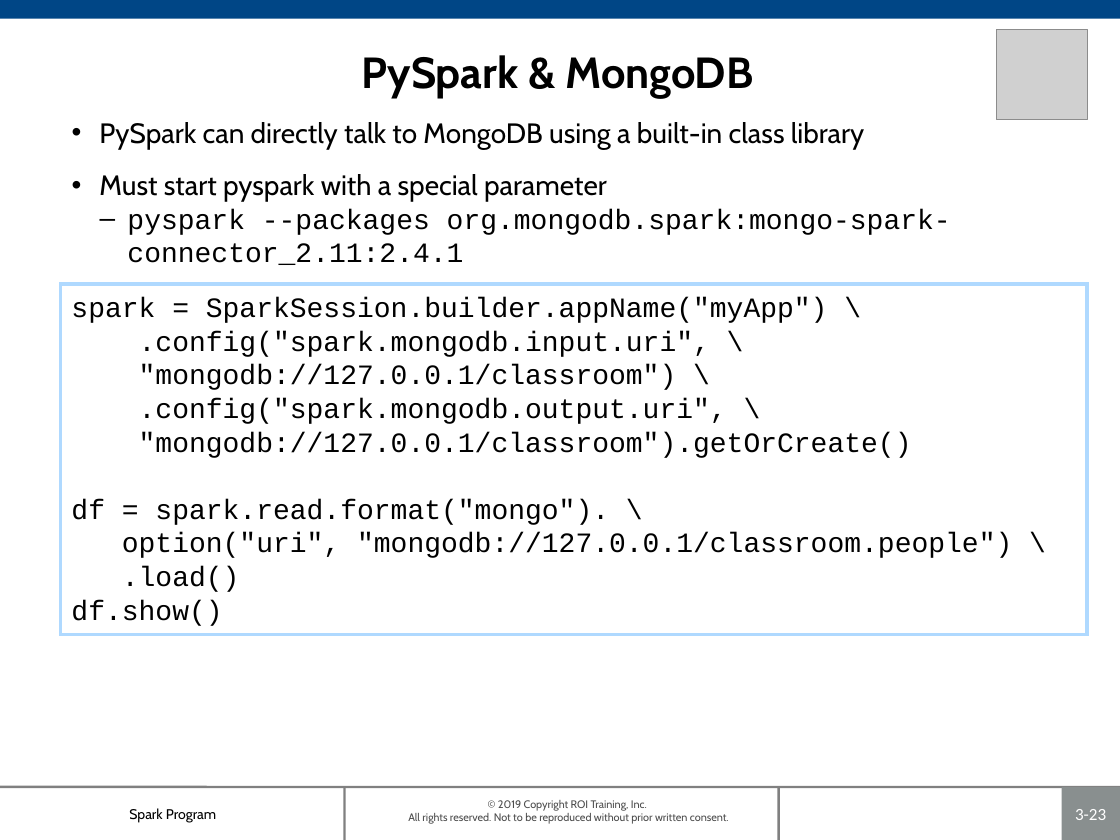
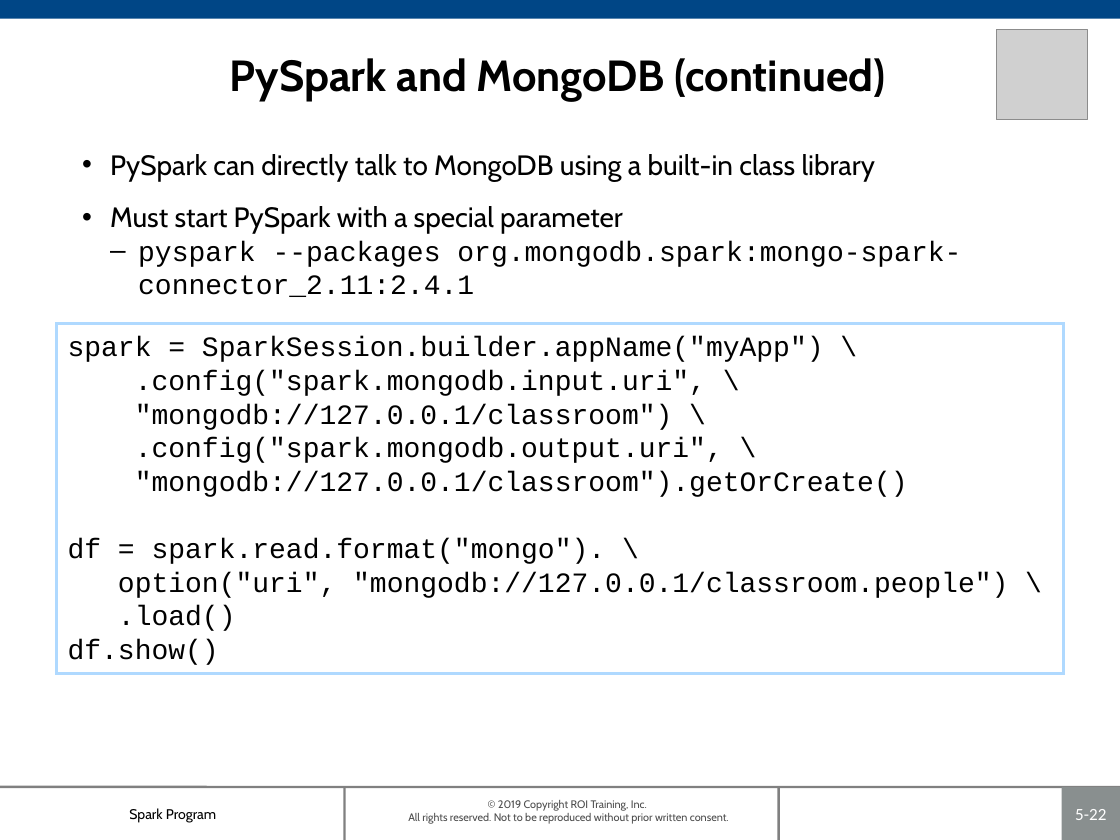
Before and after one commit to roitraining/SparkProgram, a slide deck: slide 22 of Day4/Ch05_NoSQL.pptx (slide 23 before the commit). Drawn at 1120x840 pixels with LibreOffice and Linux fonts; fonts in the diff are those of the drawing; grey boxes stand for pictures; background and template pictures are left out. Boxes give left, top, right and bottom in pixels: in the first picture for what was removed or moved away, otherwise in the second. Text is boxed around its words. In the diff, an @@ line names an element or a change of style, - is before the commit and + after.

```diff
--- a/Day4/Ch05_NoSQL.pptx
+++ b/Day4/Ch05_NoSQL.pptx
@@ title at (230, 58, 886, 101): text changed @@
-PySpark & MongoDB
+PySpark and MongoDB (continued)
@@ text "PySpark can directly talk to ...": place and size @@
-text "PySpark can directly talk to ..." at (99, 122, 951, 265)
+text "PySpark can directly talk to ..." at (110, 154, 961, 297)
@@ text at (110, 206, 623, 234): text changed @@
-• Must start pyspark with a special parameter
+• Must start PySpark with a special parameter
@@ rectangle "spark = SparkSession.builder.appName("myApp") \": place and size @@
-rectangle "spark = SparkSession.builder.appName("myApp") \" at (60, 284, 1088, 635)
+rectangle "spark = SparkSession.builder.appName("myApp") \" at (57, 324, 1064, 674)
@@ page number at (1075, 809, 1106, 820): text changed @@
-3-23
+5-22
```
Also in this commit, not shown: 23 other slides changed, 1 slide added, 1 slide removed, 1 other file.
